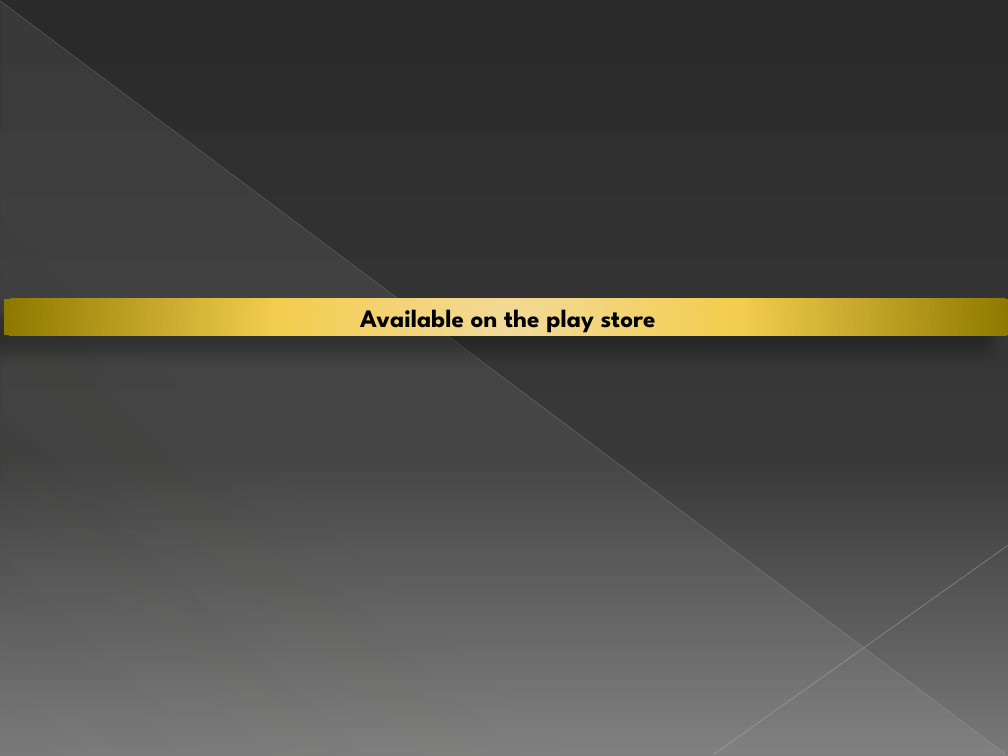
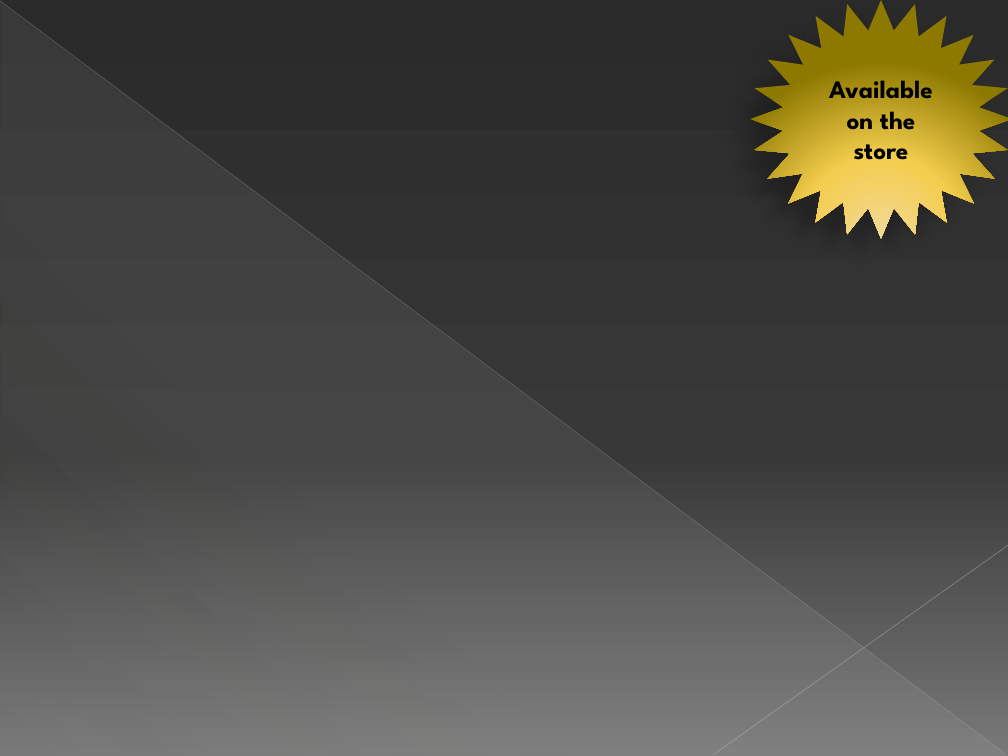
Before and after one commit to lmontion/ABC-Geometrie, a slide deck: slide 26 of ABC de la Géométrie.pptx. Drawn at 1008x756 pixels with LibreOffice and Linux fonts; fonts in the diff are those of the drawing; background and template pictures are left out. Boxes give left, top, right and bottom in pixels: in the first picture for what was removed or moved away, otherwise in the second. Text is boxed around its words. In the diff, an @@ line names an element or a change of style, - is before the commit and + after.

Commit message:
Fin du powerpoint

```diff
--- a/ABC de la Géométrie.pptx
+++ b/ABC de la Géométrie.pptx
@@ star "Available on the store": place and size @@
-star "Available on the store" at (4, 298, 1008, 335)
+star "Available on the store" at (750, 0, 1008, 238)
@@ star "Available on the store" at (750, 0, 1008, 238): rectangle to star @@
@@ text in star at (829, 80, 933, 160): text changed @@
-Available on the play store
+Available on the store
```
Also in this commit, not shown: 1 other slide changed.
